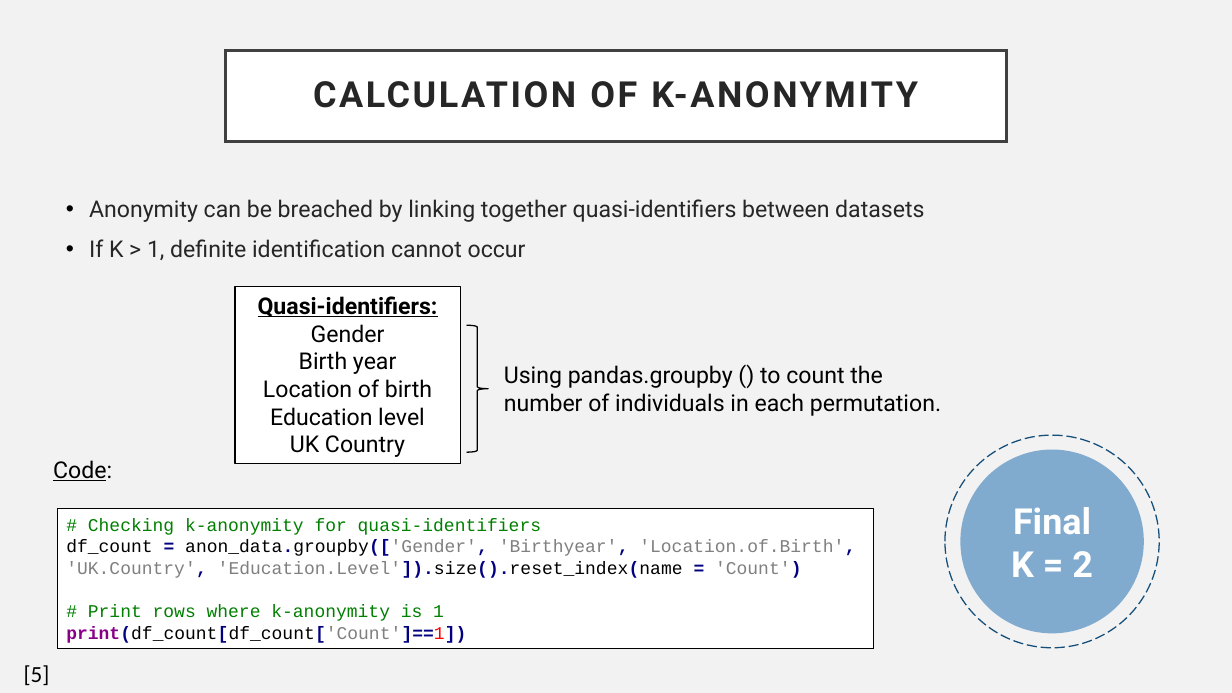
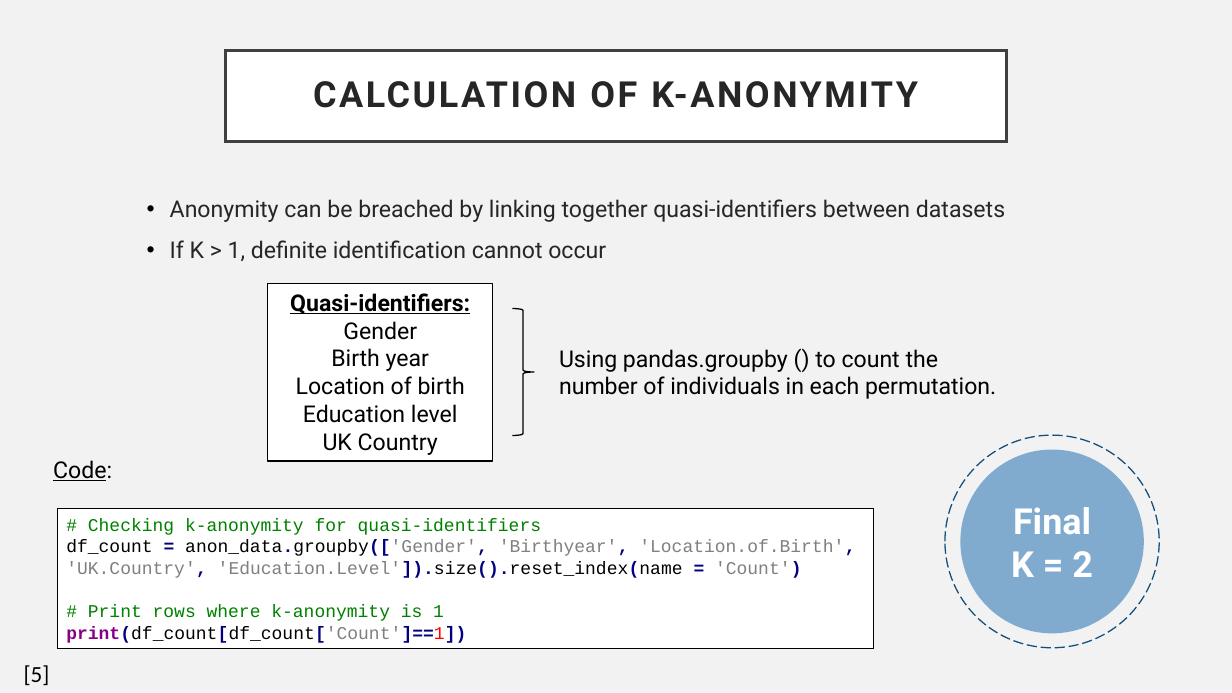
Before and after one commit to rictoo/DataAnonymisation-CDM, a slide deck: slide 12 of Supporting_material/CDM_CW2.pptx. Drawn at 1232x693 pixels with LibreOffice and Linux fonts; fonts in the diff are those of the drawing. Boxes give left, top, right and bottom in pixels: in the first picture for what was removed or moved away, otherwise in the second. Text is boxed around its words. In the diff, an @@ line names an element or a change of style, - is before the commit and + after.

```diff
--- a/Supporting_material/CDM_CW2.pptx
+++ b/Supporting_material/CDM_CW2.pptx
@@ text "Anonymity can be breached by ...": place and size @@
-text "Anonymity can be breached by ..." at <box>89,199,924,260</box>
+text "Anonymity can be breached by ..." at <box>170,199,1005,261</box>
@@ rectangle "Quasi-identifiers:": place and size @@
-rectangle "Quasi-identifiers:" at <box>235,287,460,464</box>
+rectangle "Quasi-identifiers:" at <box>268,284,494,461</box>
@@ right brace: place and size @@
-right brace at <box>467,325,488,452</box>
+right brace at <box>512,309,533,435</box>
@@ text "Using pandas.groupby () to count ...": place and size @@
-text "Using pandas.groupby () to count ..." at <box>504,365,941,416</box>
+text "Using pandas.groupby () to count ..." at <box>559,349,996,399</box>
```
Also in this commit, not shown: 5 other slides changed.
